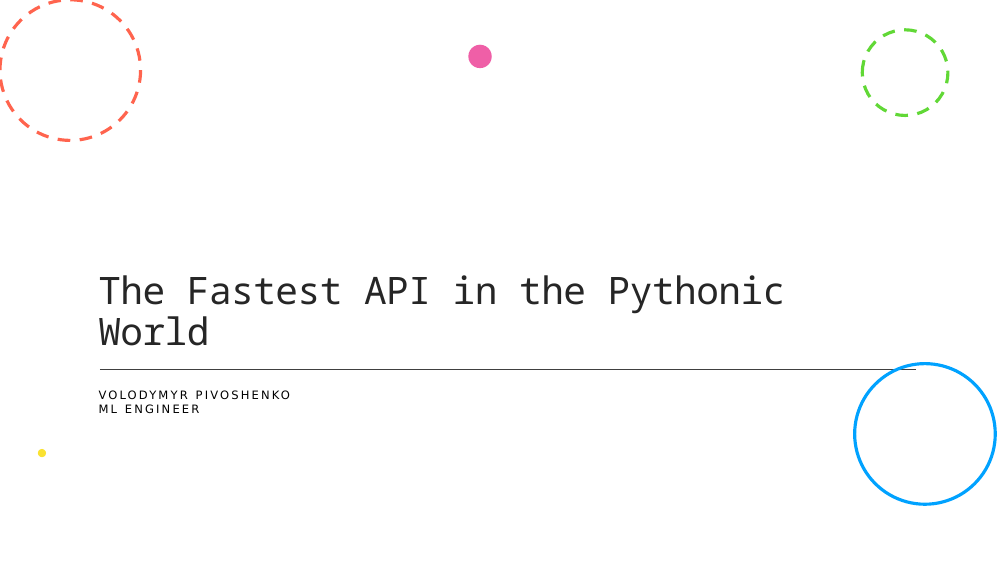
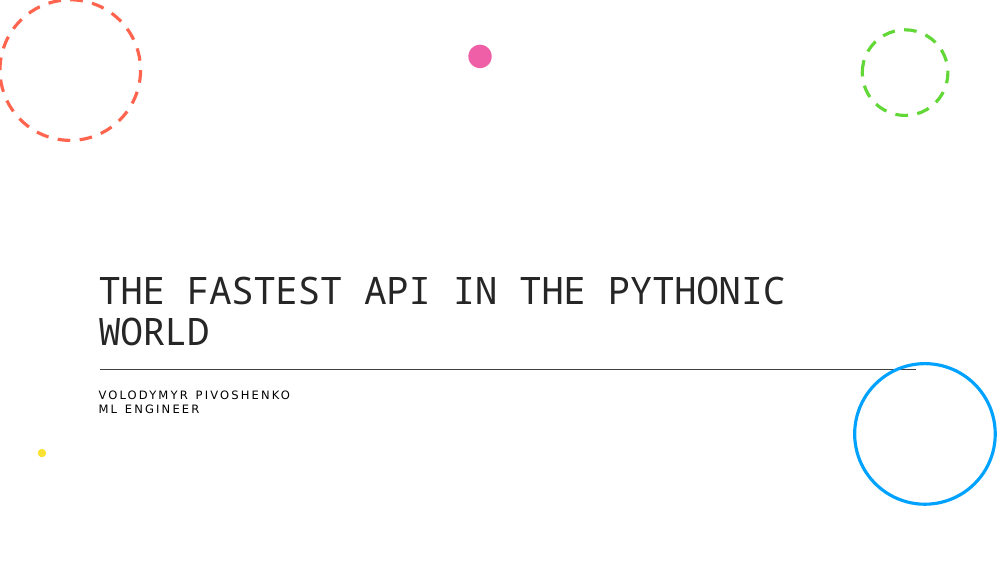
Before and after one commit to volopivoshenko/fastapi-demo, a slide deck: slide 1 of docs/The Fastest API in the Pythonic World.pptx. Drawn at 1008x567 pixels with LibreOffice and Linux fonts; fonts in the diff are those of the drawing. Boxes give left, top, right and bottom in pixels: in the first picture for what was removed or moved away, otherwise in the second. Text is boxed around its words. In the diff, an @@ line names an element or a change of style, - is before the commit and + after.

```diff
--- a/docs/The Fastest API in the Pythonic World.pptx
+++ b/docs/The Fastest API in the Pythonic World.pptx
@@ title at box(98, 276, 786, 346): text changed @@
-The Fastest API in the Pythonic World
+THE FASTEST API IN THE PYTHONIC WORLD
```
Also in this commit, not shown: 8 other slides changed, 5 slides added, 8 slides removed, 3 other files.
